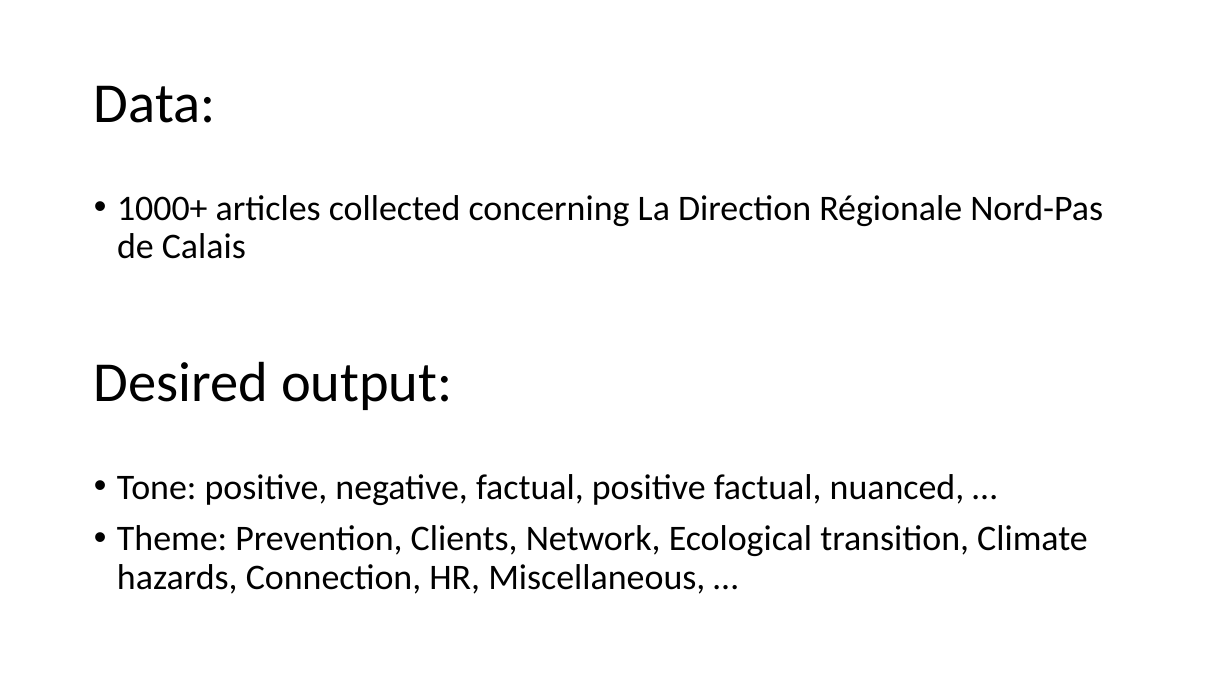
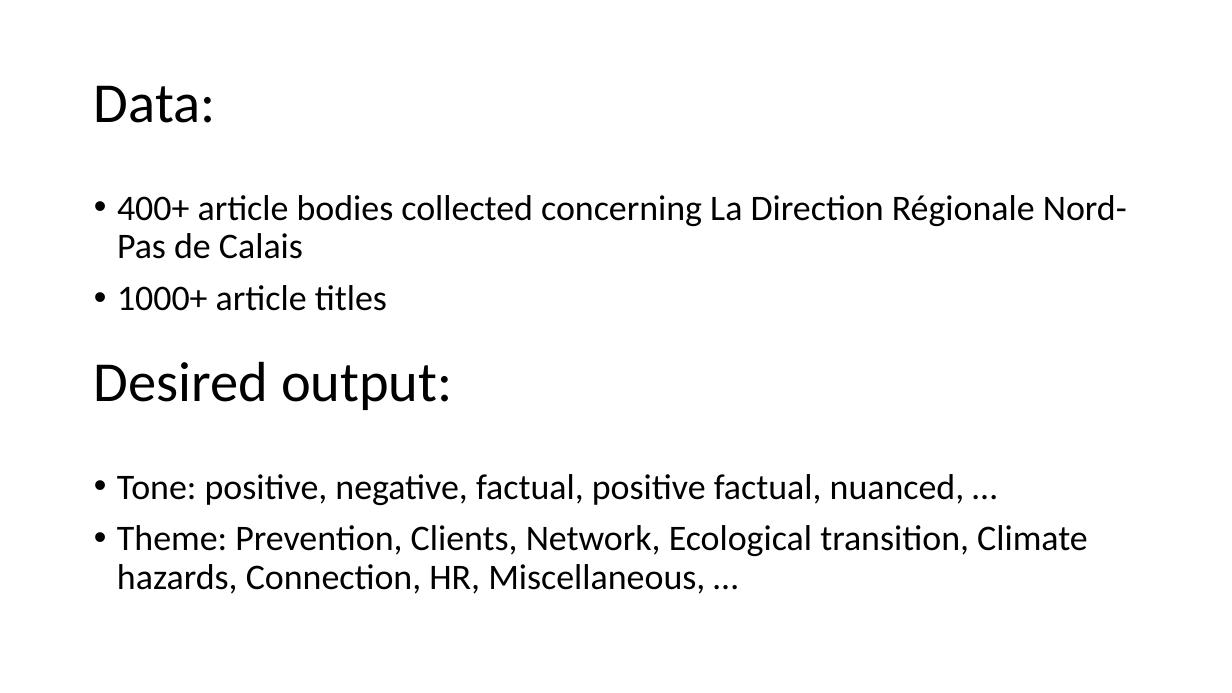
Before and after one commit to mevonuk/aihack, a slide deck: slide 3 of aihack.pptx. Drawn at 1232x693 pixels with LibreOffice and Linux fonts; fonts in the diff are those of the drawing. Boxes give left, top, right and bottom in pixels: in the first picture for what was removed or moved away, otherwise in the second. Text is boxed around its words. In the diff, an @@ line names an element or a change of style, - is before the commit and + after.

Commit message:
powerpoint update

```diff
--- a/aihack.pptx
+++ b/aihack.pptx
@@ text at <box>117,195,1127,311</box>: text changed @@
-• 1000+ articles collected concerning La Direction Régionale Nord-Pas de Calais
+• 400+ article bodies collected concerning La Direction Régionale Nord-Pas de Calais
+• 1000+ article titles
```
Also in this commit, not shown: 1 slide added.
